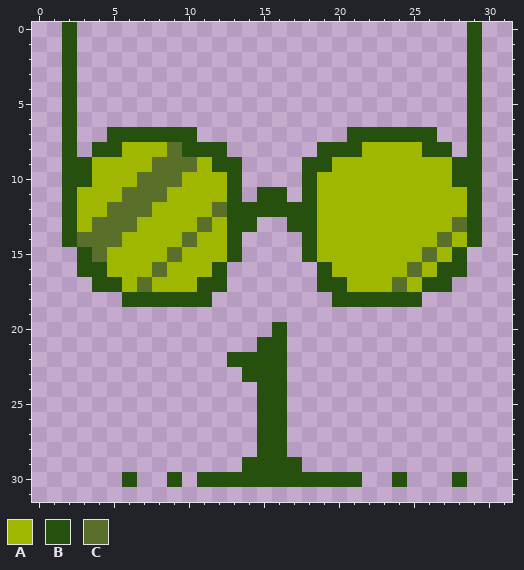
Edited in one commit: pixel-art sprite (media/images/reading1.png). The picture above was drawn from the file before the commit.
The file is 32x32 pixels.
Palette (. is transparent): A #9fb700  B #26500e  C #5a6f2a
Pixels before, first column x 2:
 0 B..........................B
 1 B..........................B
 2 B..........................B
 3 B..........................B
 4 B..........................B
 5 B..........................B
 6 B..........................B
 7 B..BBBBBB..........BBBBBB..B
 8 B.BBAAACBBB......BBBAAAABB.B
 9 BBAAAACCCABB....BBAAAAAAAABB
10 BBAAACCCAAAB....BAAAAAAAAABB
11 BAAACCCAAAAB.BB.BAAAAAAAAAAB
12 BAACCCAAAACBBBBBBAAAAAAAAAAB
13 BACCCAAAACABB..BBAAAAAAAAACB
14 BCCCAAAACAAB....BAAAAAAAACAB
15 .BCAAAACAAAB....BAAAAAAACAB.
16 .BBAAACAAAB......BAAAAACABB.
17 ..BBACAAABB......BBAAACABB..
18 ....BBBBBB........BBBBBB....
19 ............................
20 ..............B.............
21 .............BB.............
22 ...........BBBB.............
23 ............BBB.............
24 .............BB.............
25 .............BB.............
26 .............BB.............
27 .............BB.............
28 .............BB.............
29 ............BBBB............
30 ....B..B.BBBBBBBBBBB..B...B.
The same view after the edit:
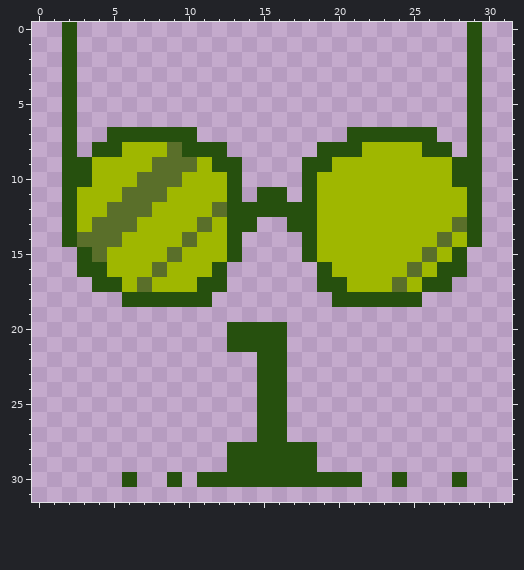
Changes in this commit:
{"y":20,"x":13,"old":"...","new":"BBB"}
{"y":21,"x":13,"old":"..","new":"BB"}
{"y":22,"x":13,"old":"BB","new":".."}
{"y":23,"x":14,"old":"B","new":"."}
{"y":28,"x":13,"old":"..","new":"BB"}
{"y":28,"x":17,"old":"..","new":"BB"}
{"y":29,"x":13,"old":".","new":"B"}
{"y":29,"x":18,"old":".","new":"B"}
{"label":"changed","picture_box":[227,322,272,382]}
{"label":"added","picture_box":[227,442,317,472]}
